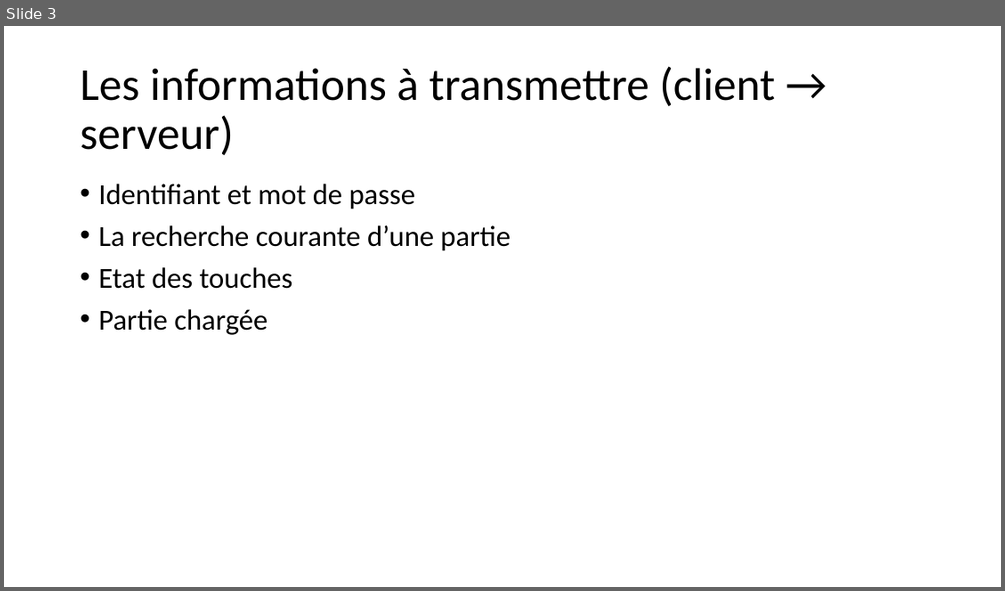
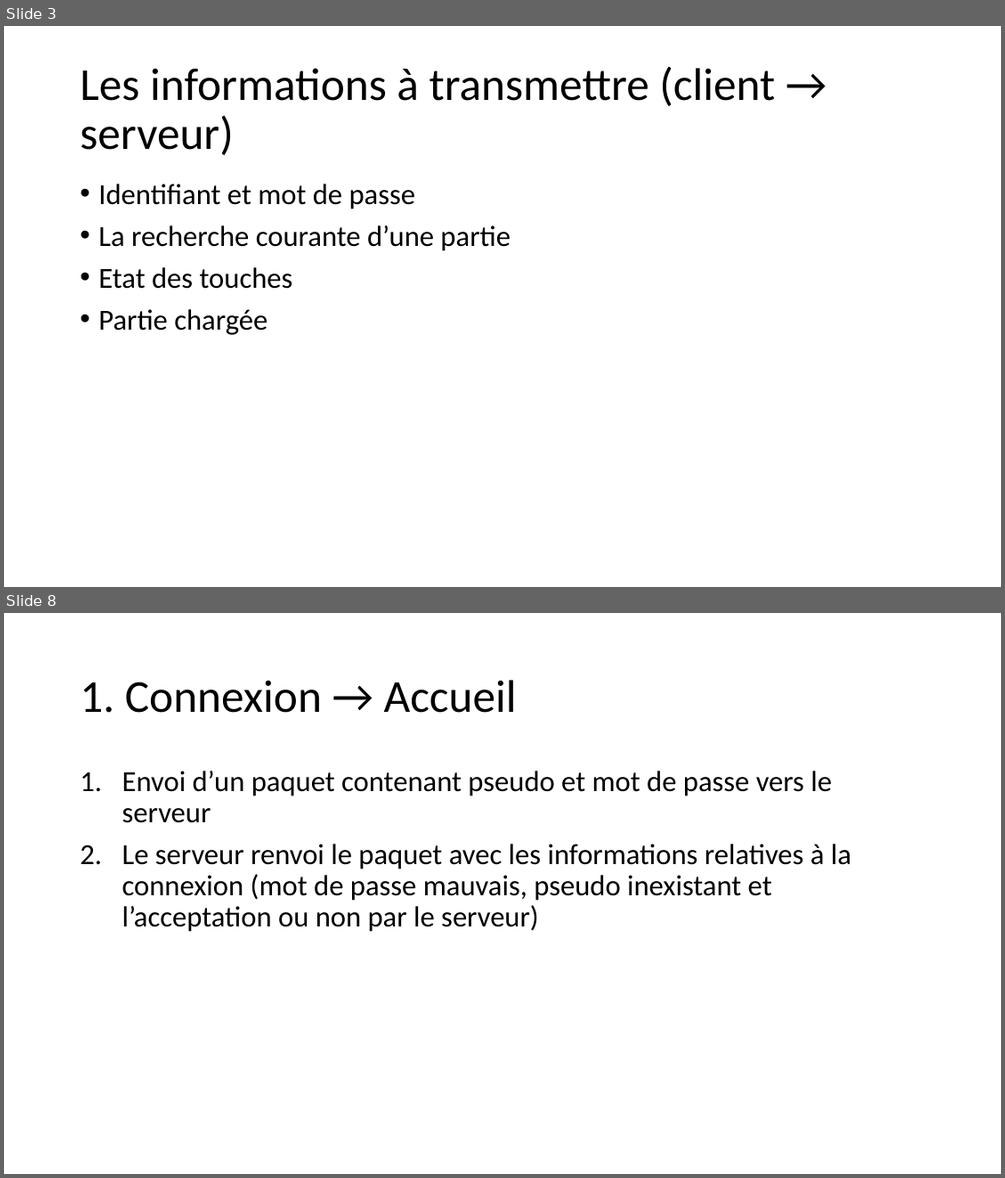
Before and after one commit to TheHiddenCodders/KangarooFighter, a slide deck: Recherches/Les paquets.pptx. Shown one above the other, each under a label of ours: slide 3 before the commit, slides 3 and 8 after it; the slides between them are not shown. The pictures are 1005x591 and 1005x1178 pixels, drawn with LibreOffice and Linux fonts; fonts in the diff are those of the drawing. Boxes give left, top, right and bottom in pixels: in the first picture for what was removed or moved away, otherwise in the second. Text is boxed around its words. In the diff, an @@ line names an element or a change of style, - is before the commit and + after.

```diff
--- a/Recherches/Les paquets.pptx
+++ b/Recherches/Les paquets.pptx
@@ slide 8 added at <box>4,613,1001,1174</box>, background #FFFFFF @@
@@ title added at <box>80,680,517,713</box>, 44 pt, text #000000 @@
+1. Connexion → Accueil
@@ text added at <box>122,771,851,932</box>, 28 pt, text #000000 @@
+1. Envoi d’un paquet contenant pseudo et mot de passe vers le serveur
+2. Le serveur renvoi le paquet avec les informations relatives à la connexion (mot de passe mauvais, pseudo inexistant et l’acceptation ou non par le serveur)
```
Also in this commit, not shown: 1 slide changed, 5 other slides added, 42 other files.
